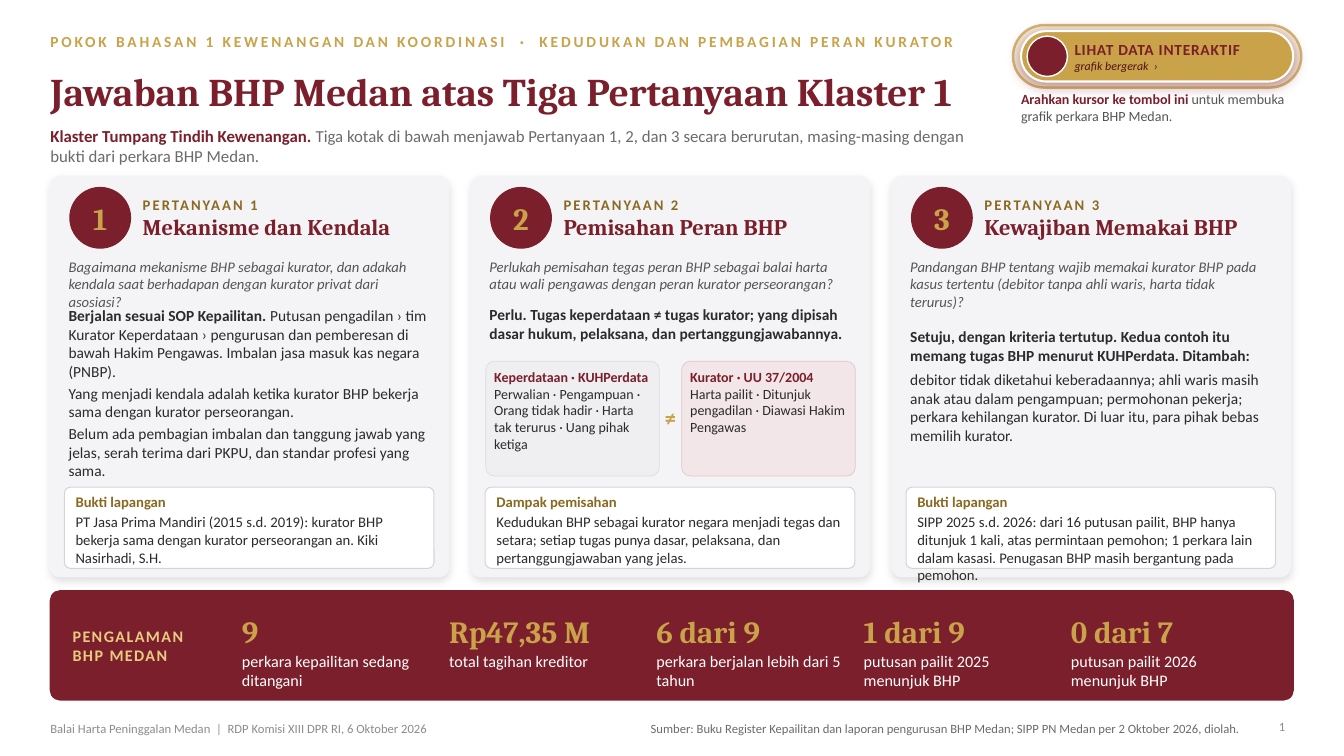
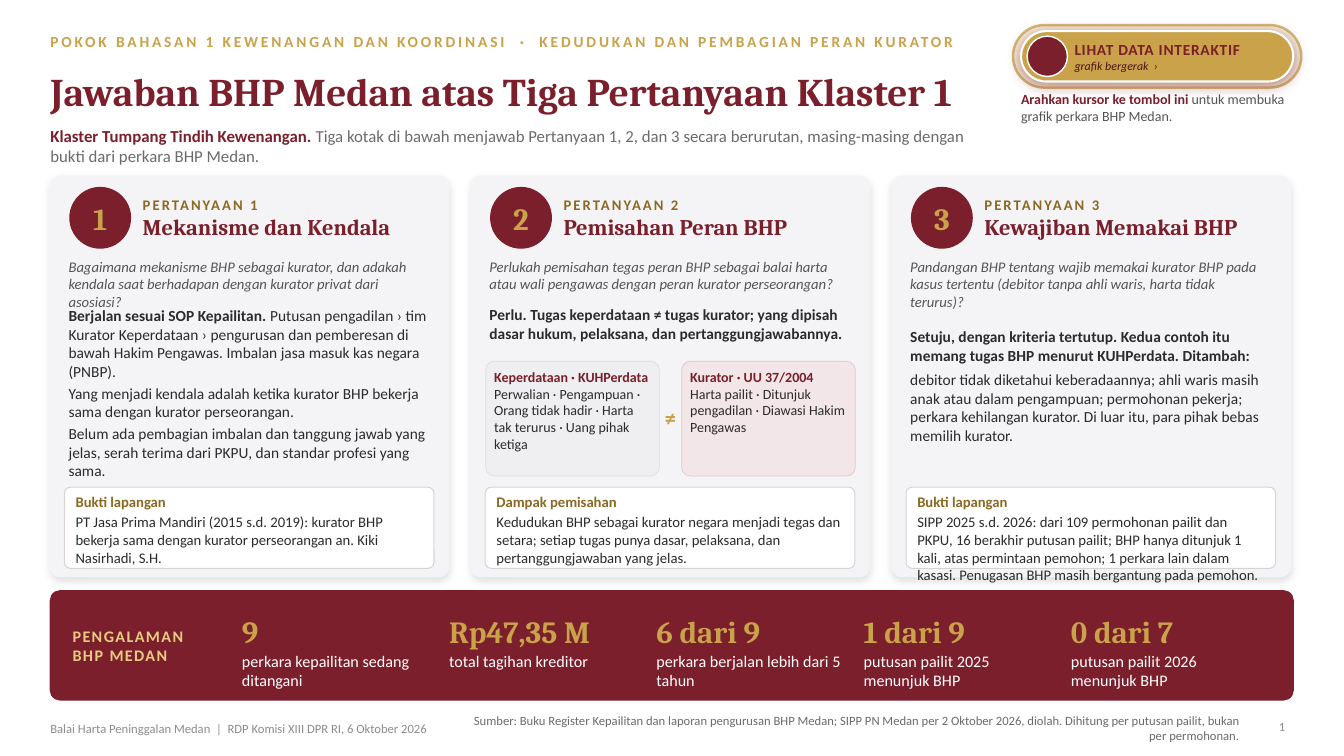
Before and after one commit to artheralawfirm-cloud/SAPAWALI, a slide deck: slide 1 of presentasi/klaster1/BHP Medan - Klaster 1 Tumpang Tindih Kewenangan - Paparan.pptx. Drawn at 1344x756 pixels with LibreOffice and Linux fonts; fonts in the diff are those of the drawing; background and template pictures are left out. Boxes give left, top, right and bottom in pixels: in the first picture for what was removed or moved away, otherwise in the second. Text is boxed around its words. In the diff, an @@ line names an element or a change of style, - is before the commit and + after.

```diff
--- a/presentasi/klaster1/BHP Medan - Klaster 1 Tumpang Tindih Kewenangan - Paparan.pptx
+++ b/presentasi/klaster1/BHP Medan - Klaster 1 Tumpang Tindih Kewenangan - Paparan.pptx
@@ text at bbox=[917, 516, 1258, 583]: text changed @@
-SIPP 2025 s.d. 2026: dari 16 putusan pailit, BHP hanya ditunjuk 1 kali, atas permintaan pemohon; 1 perkara lain dalam kasasi. Penugasan BHP masih bergantung pada pemohon.
+SIPP 2025 s.d. 2026: dari 109 permohonan pailit dan PKPU, 16 berakhir putusan pailit; BHP hanya ditunjuk 1 kali, atas permintaan pemohon; 1 perkara lain dalam kasasi. Penugasan BHP masih bergantung pada pemohon.
@@ text at bbox=[474, 716, 1239, 742]: text changed @@
-Sumber: Buku Register Kepailitan dan laporan pengurusan BHP Medan; SIPP PN Medan per 2 Oktober 2026, diolah.
+Sumber: Buku Register Kepailitan dan laporan pengurusan BHP Medan; SIPP PN Medan per 2 Oktober 2026, diolah. Dihitung per putusan pailit, bukan per permohonan.
```
